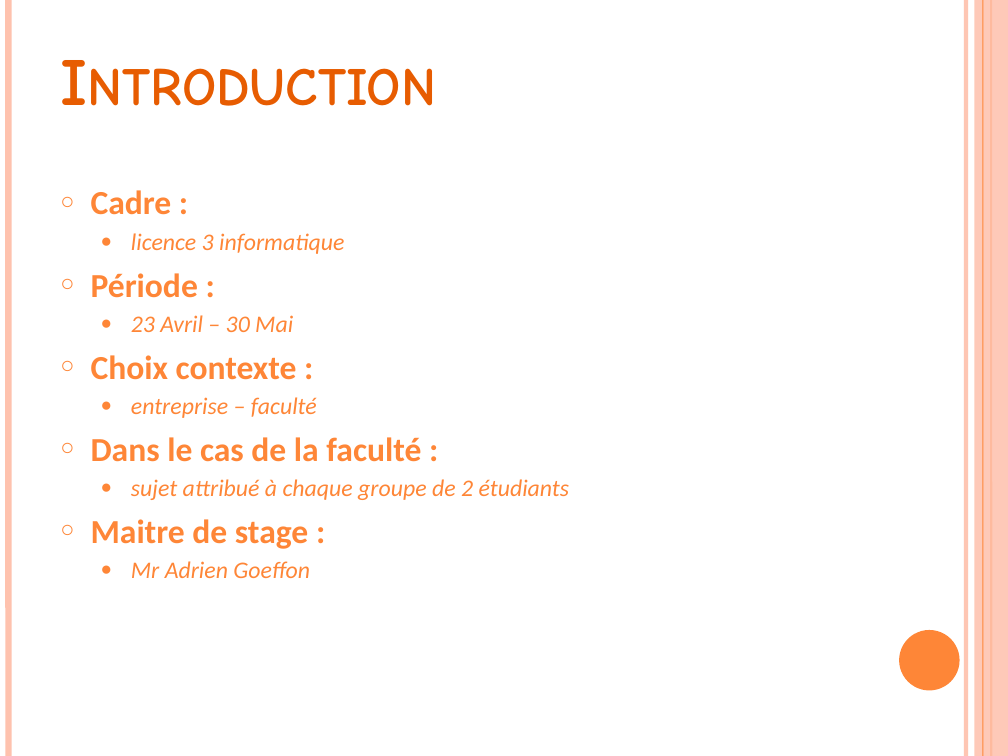
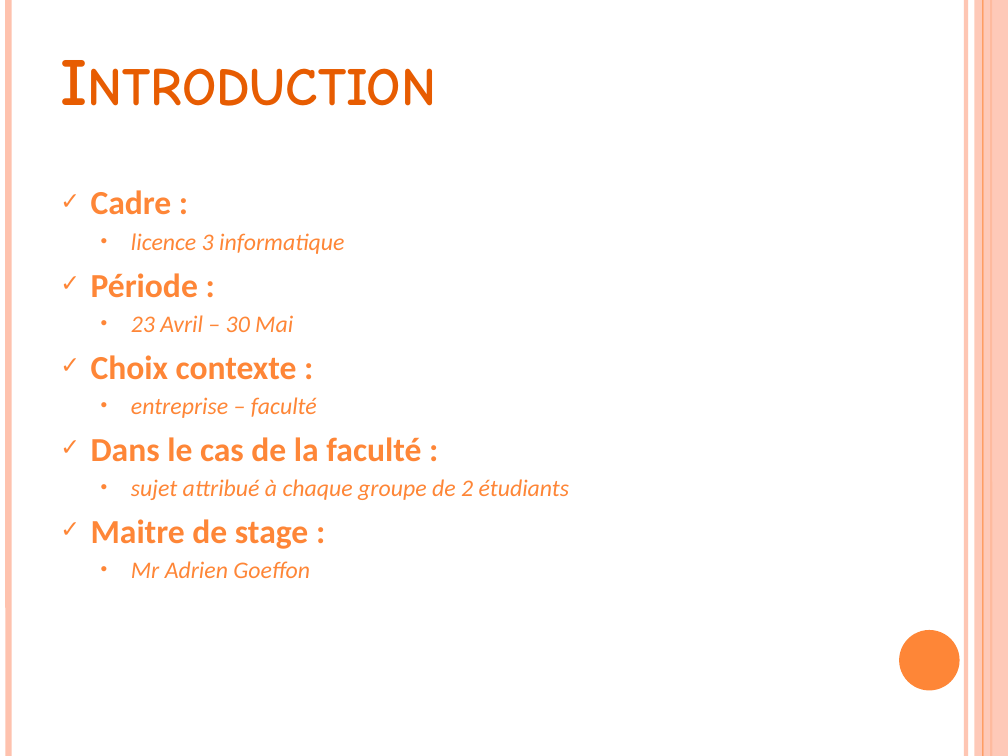
Before and after one commit to xxseric/allocine-de, a slide deck: slide 2 of Rapport/Stage de Licence Informatique.pptx. Drawn at 1008x756 pixels with LibreOffice and Linux fonts; fonts in the diff are those of the drawing. Boxes give left, top, right and bottom in pixels: in the first picture for what was removed or moved away, otherwise in the second. Text is boxed around its words. In the diff, an @@ line names an element or a change of style, - is before the commit and + after.

```diff
--- a/Rapport/Stage de Licence Informatique.pptx
+++ b/Rapport/Stage de Licence Informatique.pptx
@@ text "Cadre :" at box(91, 190, 570, 578): bullet ○ to ✓; bullet ● to • @@
```
Also in this commit, not shown: 3 other slides changed, 6 slides added, 2 slides removed, 1 other file.
